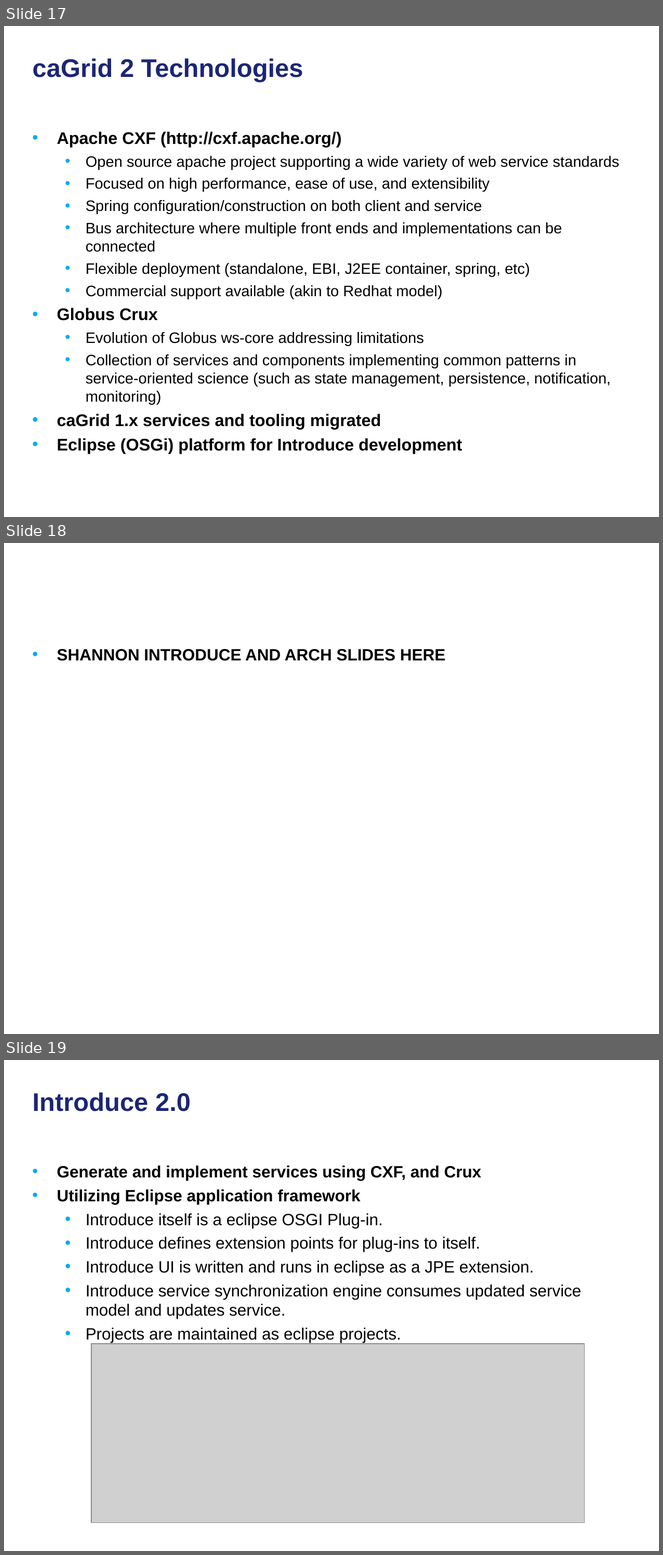
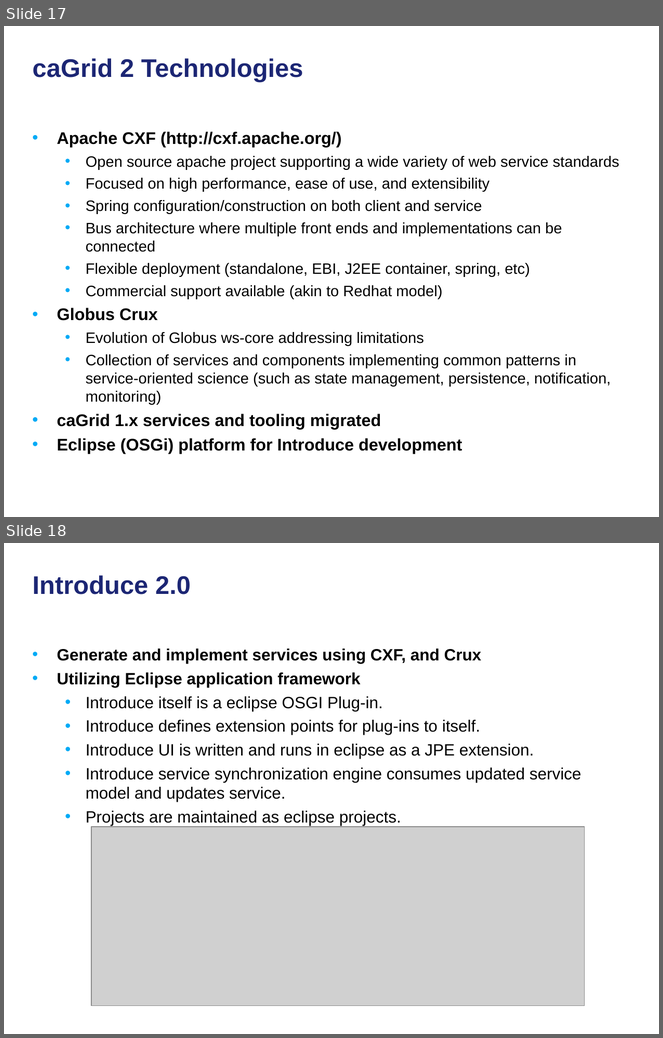
Before and after one commit to NCIP/cagrid-docs, a slide deck: general/presentations/overview/caGrid-Overview-and-Roadmap-GlobusWorld2010.ppt. Shown one above the other, each under a label of ours: slides 17, 18 and 19 before the commit, slides 17 and 18 after it. The pictures are 663x1555 and 663x1038 pixels, drawn with LibreOffice and Linux fonts; fonts in the diff are those of the drawing; grey boxes stand for pictures; background and template pictures are left out. Boxes give left, top, right and bottom in pixels: in the first picture for what was removed or moved away, otherwise in the second. Text is boxed around its words. In the diff, an @@ line names an element or a change of style, - is before the commit and + after.

```diff
--- a/general/presentations/overview/caGrid-Overview-and-Roadmap-GlobusWorld2010.ppt
+++ b/general/presentations/overview/caGrid-Overview-and-Roadmap-GlobusWorld2010.ppt
@@ slide 18 removed at (4, 543, 659, 1034), background picture (left out) @@
@@ text removed at (57, 649, 445, 661) @@
-• SHANNON INTRODUCE AND ARCH SLIDES HERE
@@ what was slide 19 is now slide 18 @@
```
Also in this commit, not shown: 2 slides changed, 1 other file.
